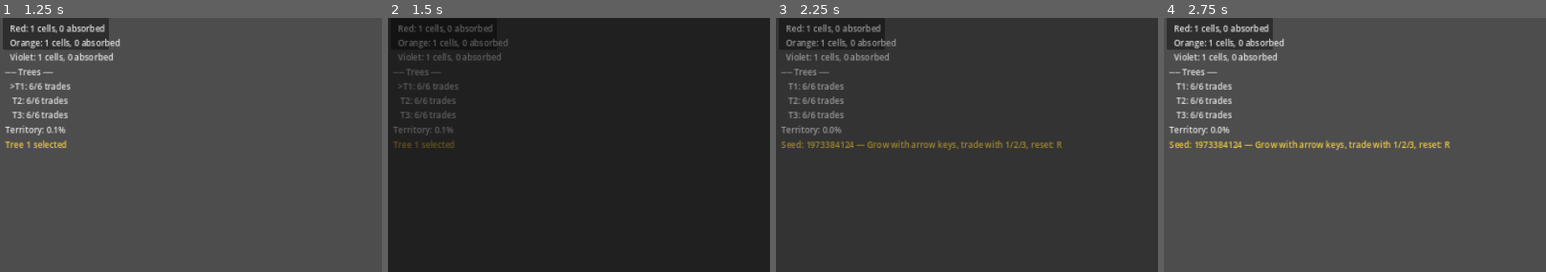
Above: before the commit, frames 1-4 (left to right).
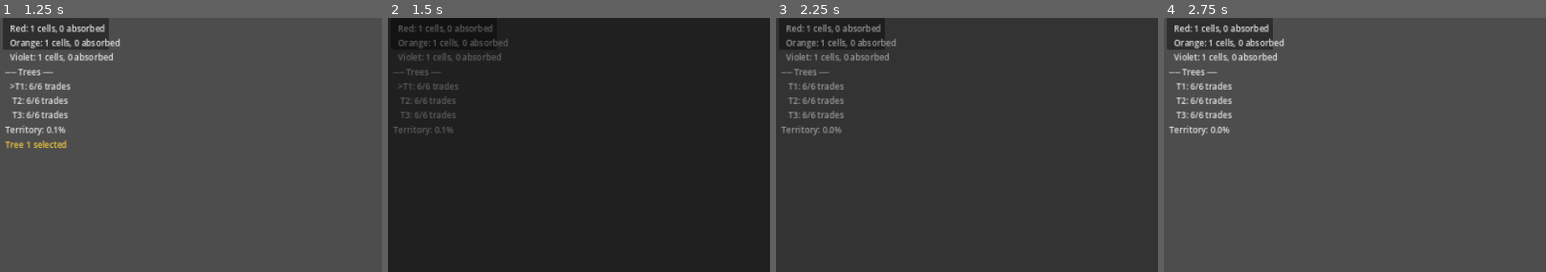
Above: after the commit, the same moments.

Repository: Seven74AI/videogame-lab
Game: Godot game, scene res://main.tscn
The game is run twice, just before and just after one commit, with the same random seed, the same clock (stepped at 60 frames per second) and the same inputs.
Inputs (mouse positions are % of the whole screen's width and height, from its top left):
- Up to frame 1 (1.25 s): tap Enter at 0.5 s; move the mouse to (72, 45) at 0.52 s; hold Escape (grow_right) from 0.53 s (still down); tap Tab (cycle_tree) at 0.6 s; click (72, 45) at 0.67 s
- Up to frame 2 (1.5 s): tap R (reset) at 1.25 s; move the mouse to (30, 55) at 1.27 s; release Escape (grow_right) at 1.28 s; hold Down (grow_down) from 1.28 s (still down); tap L (link_tree) at 1.35 s
- Up to frame 3 (2.25 s): tap R (reset) at 2 s; move the mouse to (60, 28) at 2.02 s; release Down (grow_down) at 2.03 s; hold Escape (grow_right) from 2.03 s (still down); tap G (pulse_tree) at 2.1 s
- Up to frame 4 (2.75 s): keep holding Escape (grow_right)
The pictures show only the part of the screen within x 0-50%, y 17-67%; the shares and areas given below are measured in that part.

Frame 1 is identical in both runs. In frame 2, 0.2% of the frame differs, in the area x 1-18%, y 48-52%; in frame 3, 1.1%; in frame 4, 1.2%, in the area x 1-75%, y 48-53%.

Commit message:
fix: backward iteration in rival AI tick loop to prevent array bounds error on rival death
Reviewer observation: when _rival_die() calls rivals.remove_at() mid-loop,
subsequent indices in the rival_timers array would go out of bounds.
Fix: iterate backward (size-1 to 0) so removals don't affect remaining indices.

Diff:
--- a/deep-root-proto/main.gd
+++ b/deep-root-proto/main.gd
@@ -71,12 +71,12 @@
 			if not gm.growth_candidates.is_empty():
 				gm.try_grow()
 
-		# Rival AI ticks
-		for i: int in range(am.rivals.size()):
-			am.rival_timers[i] -= delta
-			if am.rival_timers[i] <= 0.0:
-				am.rival_grow(i)
-				am.rival_timers[i] = am.rival_intervals[i]
+	# Rival AI ticks — iterate backward so rival death (remove_at) doesn't invalidate indices
+	for i: int in range(am.rivals.size() - 1, -1, -1):
+		am.rival_timers[i] -= delta
+		if am.rival_timers[i] <= 0.0:
+			am.rival_grow(i)
+			am.rival_timers[i] = am.rival_intervals[i]
 
 		# Rival phase cycles
 		am.update_rival_phases(delta)
